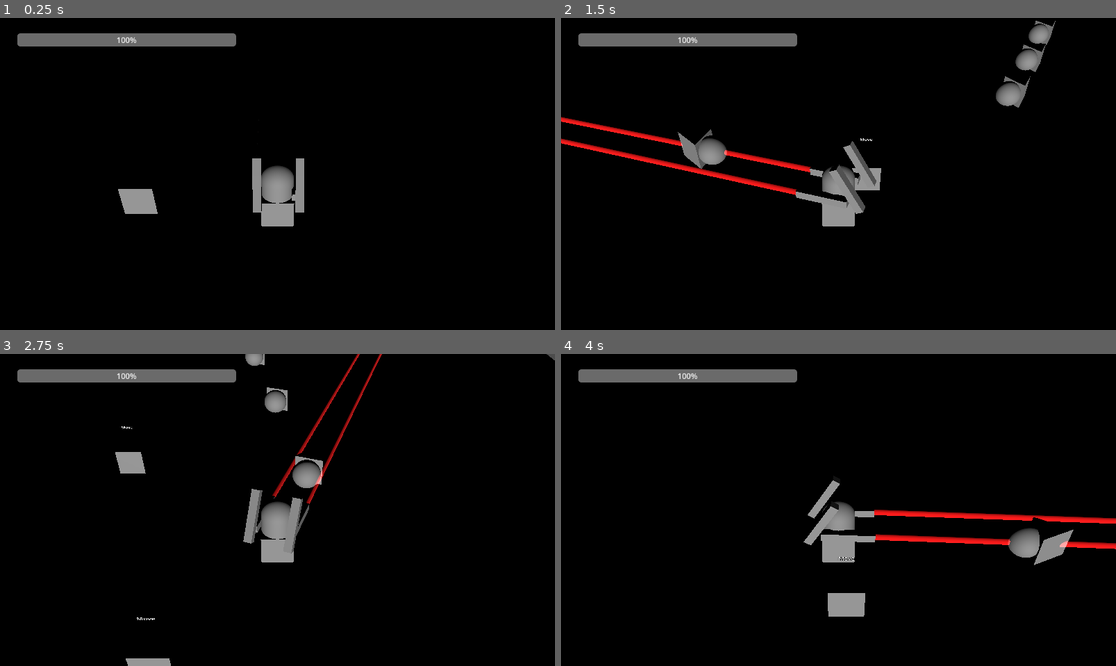
Above: before the commit, frames 1-4 (two rows, left to right).
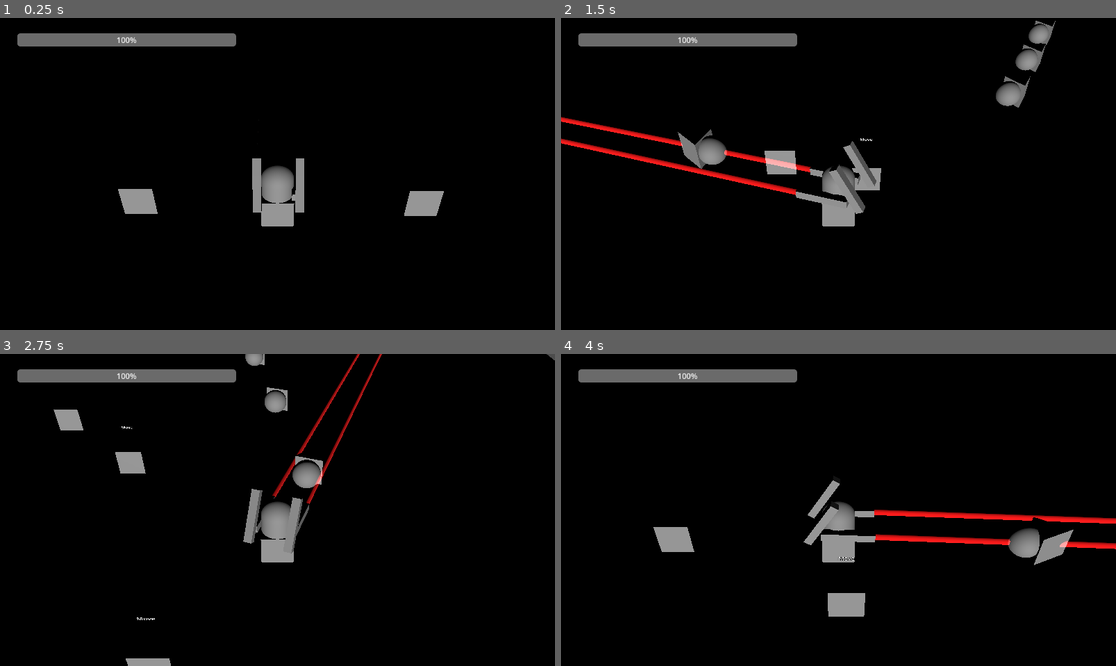
Above: after the commit, the same moments.

Repository: Boyquotes/Mech-Farmer
Game: Godot game, scene res://levels/debug.tscn
The game is run twice, just before and just after one commit, with the same random seed, the same clock (stepped at 60 frames per second) and the same inputs.
Inputs (mouse positions are in pixels of both pictures, inside the frame that each line leads up to):
- Up to frame 1 (0.25 s): no input
- Up to frame 2 (1.5 s): move the mouse to (960, 158) at 0.52 s; press the mouse at (960, 158) at 0.53 s; hold D (move_right) 0.53-1.28 s; move the mouse to (727, 189) at 1.27 s; release the mouse at (727, 189) at 1.28 s; hold S (move_down) from 1.28 s (still down); right-click (727, 189) at 1.35 s
- Up to frame 3 (2.75 s): move the mouse to (333, 441) at 2.02 s; release S (move_down) at 2.03 s; press the mouse at (333, 441) at 2.03 s; hold D (move_right) from 2.03 s (still down)
- Up to frame 4 (4 s): move the mouse to (810, 572) at 2.77 s; release D (move_right) at 2.78 s; release the mouse at (810, 572) at 2.78 s; hold W (move_up) 2.78-3.53 s; right-click (810, 572) at 2.85 s; click (810, 572) at 2.92 s; move the mouse to (1005, 556) at 3.52 s; press the mouse at (1005, 556) at 3.53 s; hold A (move_left) from 3.53 s (still down)

The runs differ from the first frame. In frame 1, 0.5% of the frame differs, in the area x 72-80%, y 55-64%; in frame 2, 0.4%; in frame 3, 0.3%; in frame 4, 0.5%.

Commit message:
Added repair packs

Diff:
--- a/levels/debug.tscn
+++ b/levels/debug.tscn
@@ -9,6 +9,7 @@
 [ext_resource type="PackedScene" uid="uid://uclavqvecf70" path="res://models/characters/enemy-spawner.glb" id="7_gk8rr"]
 [ext_resource type="Script" path="res://scripts/enemy/spawner/enemy_spawner.gd" id="8_24b0f"]
 [ext_resource type="Script" path="res://scripts/obstacles/area3d_damage.gd" id="9_ichd7"]
+[ext_resource type="PackedScene" uid="uid://vji111mkun1f" path="res://prefabs/collectables/repair_pack.tscn" id="10_beomf"]
 
 [sub_resource type="NavigationMesh" id="NavigationMesh_vkg2g"]
 vertices = PackedVector3Array(-22.25, 1.5, -29.5, -29.5, 1.5, -29.5, -29.5, 1.5, -22.25, -29.5, 1.5, 22, -29.5, 1.5, 29 …(1024 unchanged characters)…
@@ -146,6 +147,9 @@
 [node name="CollisionShape3D" type="CollisionShape3D" parent="Area3D"]
 shape = SubResource("BoxShape3D_d7oon")
 
+[node name="RepairPack" parent="." instance=ExtResource("10_beomf")]
+transform = Transform3D(1, 0, 0, 0, 1, 0, 0, 0, 1, 4.378, 2, 0)
+
 [connection signal="pressed" from="GameOver/Button" to="GameOver" method="_on_button_pressed"]
 [connection signal="state_changed" from="Player" to="DebugMenu" method="_on_player_state_changed"]
 [connection signal="timeout" from="enemy-spawner/CanSpawnTimer" to="enemy-spawner" method="_on_can_spawn_timer_timeout"]
--- a/prefabs/characters/enemy_00.tscn
+++ b/prefabs/characters/enemy_00.tscn
@@ -1,7 +1,8 @@
-[gd_scene load_steps=7 format=3 uid="uid://e5ph860sy4bu"]
+[gd_scene load_steps=8 format=3 uid="uid://e5ph860sy4bu"]
 
 [ext_resource type="Script" path="res://scripts/enemy/basic/state_machine.gd" id="1_8lni6"]
 [ext_resource type="Script" path="res://scripts/enemy/basic/states/motion/on_ground/idle.gd" id="2_gy4hf"]
+[ext_resource type="PackedScene" uid="uid://vji111mkun1f" path="res://prefabs/collectables/repair_pack.tscn" id="2_m3u2v"]
 [ext_resource type="Script" path="res://scripts/enemy/basic/states/motion/on_ground/move.gd" id="3_0cequ"]
 [ext_resource type="Script" path="res://scripts/ui/debug/enemy_states_label.gd" id="4_tgawt"]
 
@@ -14,6 +15,7 @@
 collision_layer = 4
 collision_mask = 6
 script = ExtResource("1_8lni6")
+repair_pack_scene = ExtResource("2_m3u2v")
 
 [node name="CollisionShape3D" type="CollisionShape3D" parent="."]
 shape = SubResource("BoxShape3D_gkd1o")
--- /dev/null
+++ b/prefabs/collectables/repair_pack.tscn
@@ -0,0 +1,20 @@
+[gd_scene load_steps=4 format=3 uid="uid://vji111mkun1f"]
+
+[ext_resource type="Script" path="res://scripts/collectables/repair_pack.gd" id="1_3cytu"]
+
+[sub_resource type="BoxMesh" id="BoxMesh_5d7i8"]
+
+[sub_resource type="BoxShape3D" id="BoxShape3D_vjdtw"]
+
+[node name="RepairPack" type="Area3D"]
+collision_layer = 32
+collision_mask = 2
+script = ExtResource("1_3cytu")
+
+[node name="MeshInstance3D" type="MeshInstance3D" parent="."]
+mesh = SubResource("BoxMesh_5d7i8")
+
+[node name="CollisionShape3D" type="CollisionShape3D" parent="."]
+shape = SubResource("BoxShape3D_vjdtw")
+
+[connection signal="body_entered" from="." to="." method="_on_body_entered"]
--- /dev/null
+++ b/scripts/collectables/repair_pack.gd
@@ -0,0 +1,16 @@
+extends Area3D
+
+
+# Called when the node enters the scene tree for the first time.
+func _ready():
+	pass # Replace with function body.
+
+
+# Called every frame. 'delta' is the elapsed time since the previous frame.
+func _process(delta):
+	pass
+
+
+func _on_body_entered(body:Node3D):
+	if body.has_method("take_heal"):
+		body.take_heal(5)
--- a/scripts/enemy/basic/state_machine.gd
+++ b/scripts/enemy/basic/state_machine.gd
@@ -7,6 +7,7 @@
 
 @export var max_health:= 40
 @export var target_node: Node3D
+@export var repair_pack_scene: PackedScene
 
 @onready var navigation_agent: NavigationAgent3D = $NavigationAgent3D
 @onready var health = max_health
@@ -63,4 +64,9 @@
 
 func check_death():
 	if health <= 0:
+		var repair_pack = repair_pack_scene.instantiate()  # Create an instance of the projectile scene
+		owner.add_child(repair_pack)  # Add the projectile to the parent node
+
+		repair_pack.transform = self.transform  # Set the starting position of the projectile
+
 		queue_free()
Not shown: 1 places in levels/debug.tscn that only renumber resources
